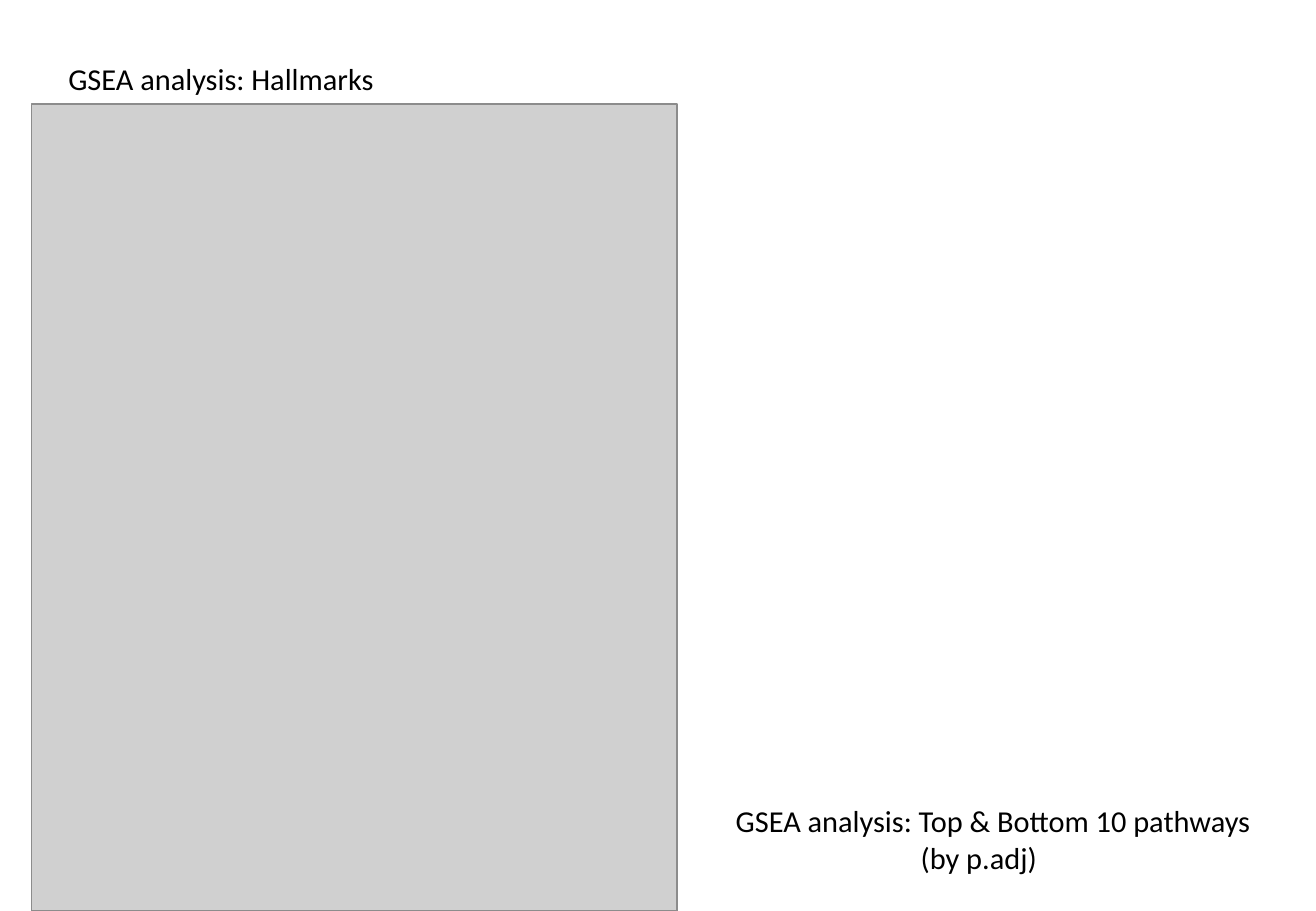
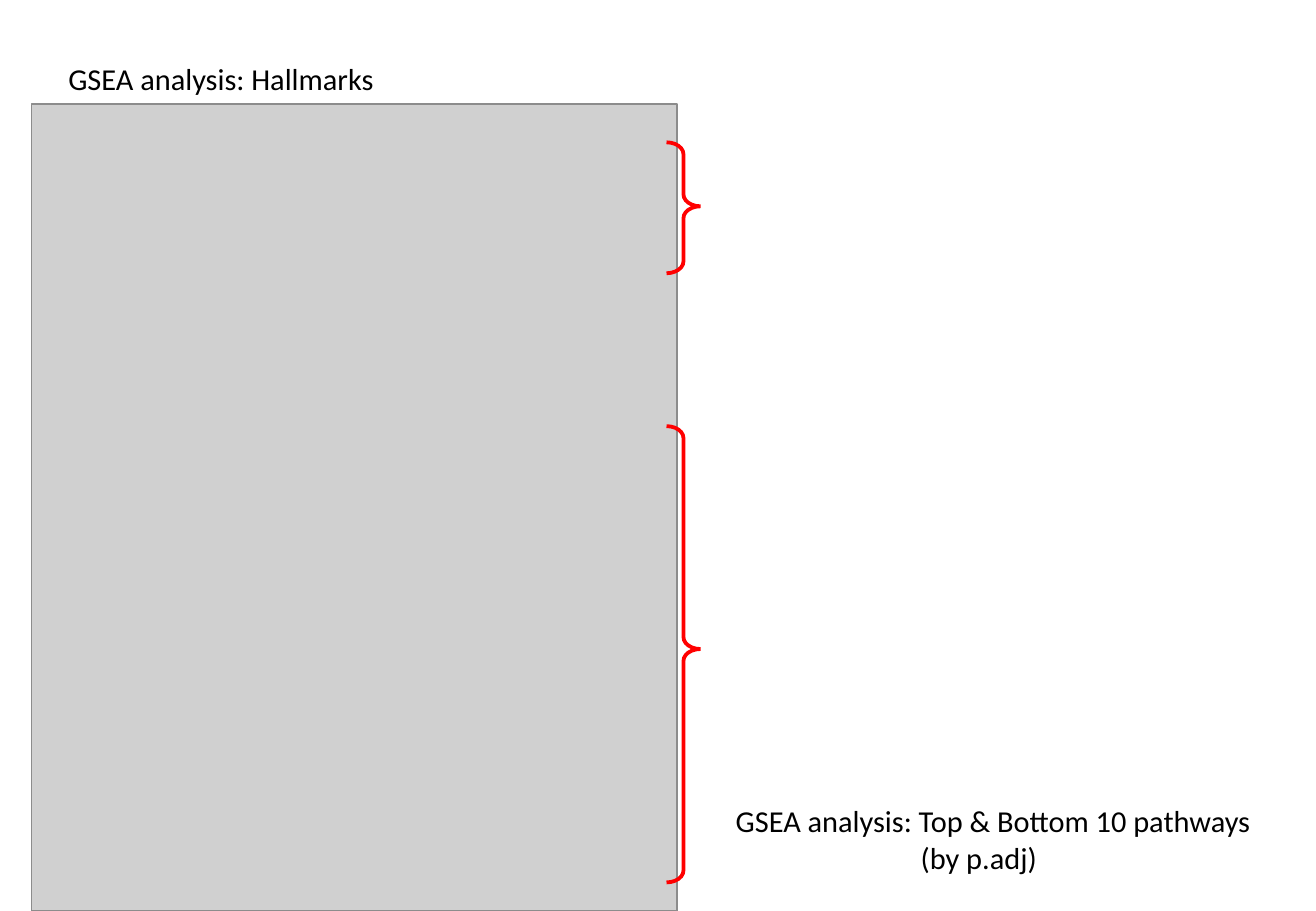
Before and after one commit to leeym950/NMF_Rectal_Cancer, a slide deck: slide 18 of Introduction.pptx. Drawn at 1316x911 pixels with LibreOffice and Linux fonts; fonts in the diff are those of the drawing; grey boxes stand for pictures. Boxes give left, top, right and bottom in pixels: in the first picture for what was removed or moved away, otherwise in the second. Text is boxed around its words. In the diff, an @@ line names an element or a change of style, - is before the commit and + after.

Commit message:
Figure legends added (only a part)

```diff
--- a/Introduction.pptx
+++ b/Introduction.pptx
@@ right brace added at (667,142,701,273), outline #FF0000 2.25 pt @@
@@ right brace added at (667,427,701,883), outline #FF0000 2.25 pt @@
```
